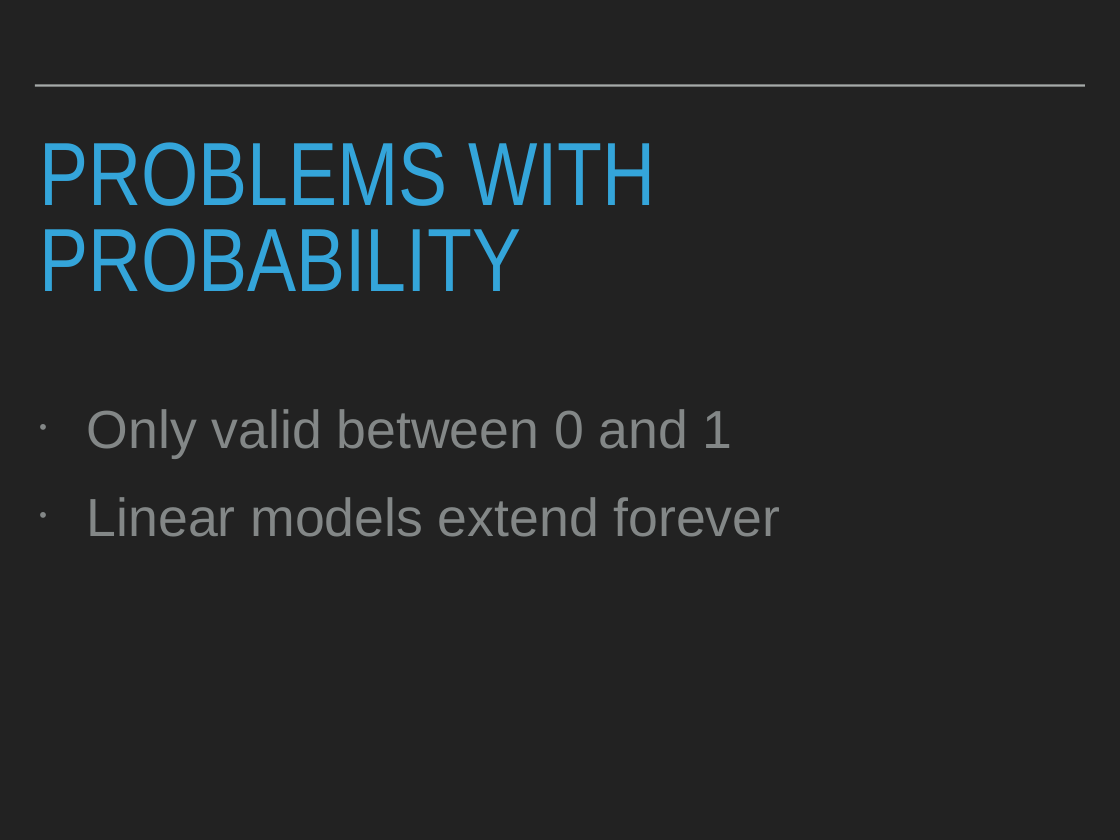
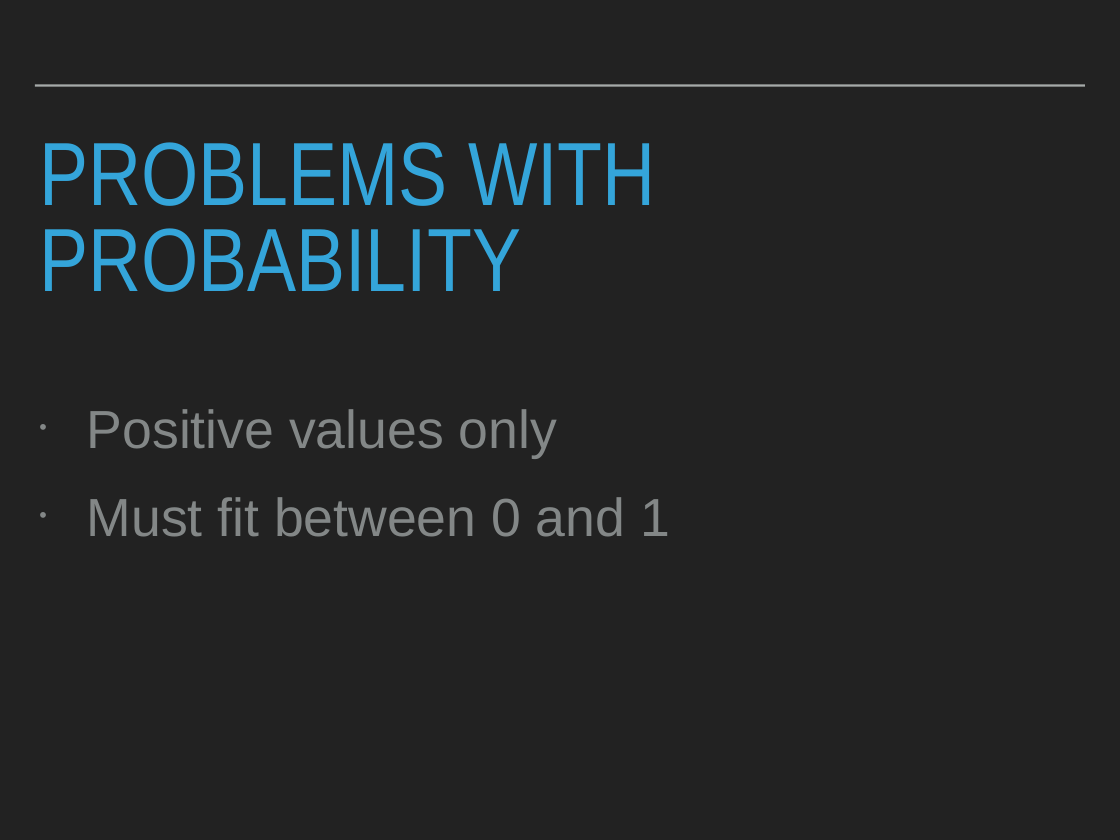
Before and after one commit to patricks1/noble-machine-learning, a slide deck: slide 8 of Session3/Session3_Slides.pptx (slide 4 before the commit). Drawn at 1120x840 pixels with LibreOffice and Linux fonts; fonts in the diff are those of the drawing. Boxes give left, top, right and bottom in pixels: in the first picture for what was removed or moved away, otherwise in the second. Text is boxed around its words. In the diff, an @@ line names an element or a change of style, - is before the commit and + after.

```diff
--- a/Session3/Session3_Slides.pptx
+++ b/Session3/Session3_Slides.pptx
@@ text at (87,409,670,537): text changed @@
-• Only valid between 0 and 1
-• Linear models extend forever
+• Positive values only
+• Must fit between 0 and 1
```
Also in this commit, not shown: 5 other slides changed, 15 slides added, 3 slides removed, 3 other files.
